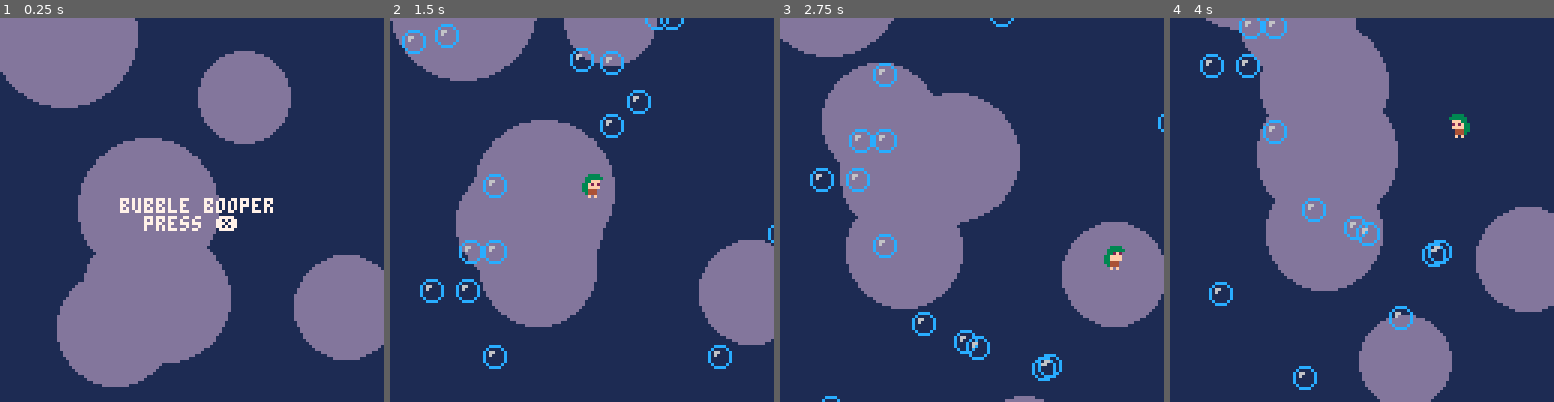
Above: before the commit, frames 1-4 (left to right).
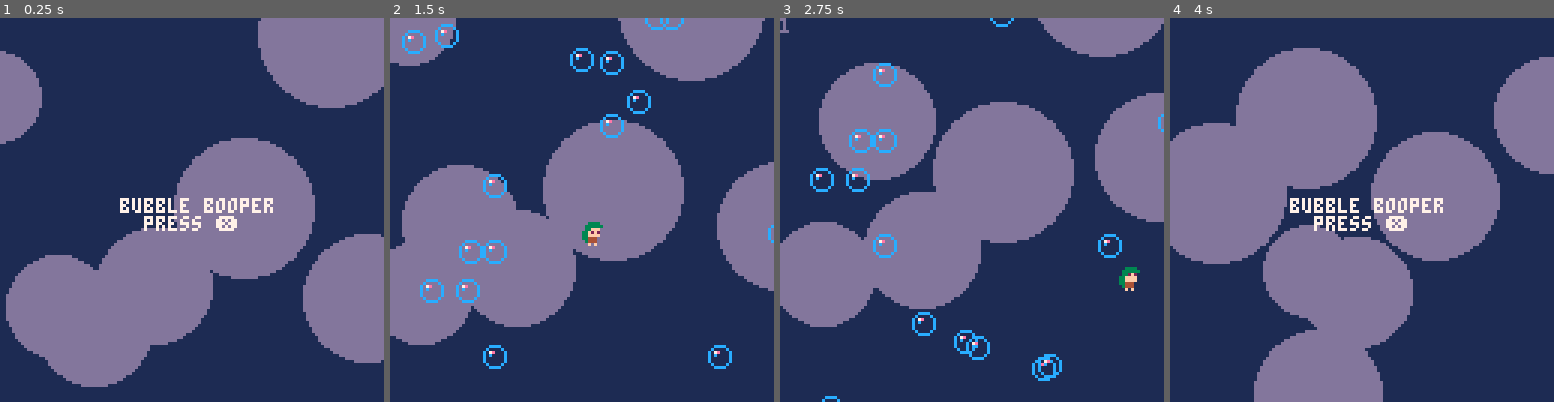
Above: after the commit, the same moments.

Repository: kvognar/bubble-booper
Game: PICO-8 cartridge collab16.p8
Two runs of this game, one before a commit and one after it. Both use one fixed random seed, a clock stepped at 60 frames per second and the inputs below.
Inputs:
- Up to frame 1 (0.25 s): no input
- Up to frame 2 (1.5 s): tap X (X key) at 0.33, 1.07 s
- Up to frame 3 (2.75 s): hold Right 1.6-2.1 s; tap X (X key) at 1.85 s; hold Right from 2.47 s (still down)
- Up to frame 4 (4 s): tap X (X key) at 2.97 s; release Right at 3.03 s; hold Left 3.08-3.58 s

The runs differ from the first frame. In frame 1, 39% of the frame differs, in the area x 0-100%, y 0-97%; in frame 2, 34%; in frame 3, 30%; in frame 4, 47%, in the area x 0-100%, y 0-100%.

Commit message:
added score and names, trimmed some fat

Diff:
--- a/collab16.p8
+++ b/collab16.p8
@@ -14,27 +14,28 @@
 end
 
 som={
+ name="bubble booper",
+ author="somnule",
  _init=function(self)
   self.state=self.title
 
   self.bubbles={}
   self.big_bubbles={}
   t=0
+  self.score=0
   for i=0,15 do
-   add(self.bubbles,{s=29,x=rnd(128),y=rnd(128)})
+   add(self.bubbles,{s=29,x=rnd(128),y=rnd(128),dx=0})
   end
   for i=0,6 do
-   local x=rnd(128)
    add(self.big_bubbles,
-    {x=x,
-    sx=x,
+    {
+    sx=rnd(128),
     y=rnd(128),
     r=15+rnd(10),
-    sin_offset=rnd(),
-    dy=-rnd(1,2)
+    dy=-rnd(1)
     })
   end
-  self.pl={x=64,y=64,dx=0,dy=-2,s=12}
+  self.pl={x=64,y=120,dx=0,dy=-4,s=12}
  end,
  title={
  _update=function(self)
@@ -49,8 +50,20 @@
  },
  game={
  _update=function(self)
+
+  local pl=self.pl
+
+   --buttons
+  if btn(0) then
+   pl.dx-=1
+  end
+  if btn(1) then
+   pl.dx+=1
+  end
+  pl.dx*=.8
+
   --player
-  local pl=self.pl
+  pl.dx=mid(pl.dx,-2,2)
   pl.x+=pl.dx
   pl.y+=pl.dy
   pl.x=mid(pl.x,0,122)
@@ -71,20 +84,13 @@
    end
   end)
 
-  --buttons
-  if btn(0) then
-   pl.dx= -2
-   pl.left=true
-  elseif btn(1) then
-   pl.dx=2
-   pl.left=false
-  else pl.dx=0
-  end
-
-  pl.dy+=.1
+
+
+  pl.dy+=.15
   local pop=self:closest_bubble()
   if pop then
    pl.dy=-3
+   self.score+=1
    sfx(8)
    del(self.bubbles, pop)
   end
@@ -94,9 +100,10 @@
  _draw=function(self)
   foreach(self.bubbles,self.draw_entity)
   self.draw_entity(self.pl)
+  print(self.score)
  end,},
  draw_entity=function(entity)
-  spr(entity.s,entity.x,entity.y,1,1,entity.left)
+  spr(entity.s,entity.x,entity.y,1,1,entity.dx<0)
  end,
  distance=function(a,b)
   local x=a.x-b.x
@@ -105,19 +112,12 @@
  end,
  closest_bubble=function(self)
   local poppable
-  local min_distance
+  local min_distance=6
   foreach(self.bubbles, function(bubble)
    local distance=self.distance(self.pl,bubble)
-   if distance < 5 then
-    if not poppable then
-     poppable=bubble
-     min_distance=distance
-    else
-     if distance < min_distance then
-      poppable=bubble
-      min_distance=distance
-     end
-    end
+   if distance < min_distance then
+    poppable=bubble
+    min_distance=distance
    end
   end)
   return poppable
@@ -127,8 +127,8 @@
    -- background
   foreach(self.big_bubbles,function(bubble)
    bubble.y+=bubble.dy
-   bubble.x=bubble.sx+5*sin(t+bubble.sin_offset)
-   if bubble.y+bubble.r<0 then
+   bubble.x=bubble.sx+5*sin(t+bubble.r)
+   if bubble.y<-30 then
     bubble.y=150
    end
   end)
@@ -156,8 +156,8 @@
 00000000000000000000000000000000000000000000000000000000000000000000000000000000000000000000000000f0f0000000000000f0f00000000000
 0000000000000000000000000000000000000000000000000000000000000000000000000000000000000000000000000088880000cccc000000000000000000
 000000000000000000000000000000000000000000000000000000000000000000000000000000000000000000000000080000800c0000c00000000000000000
-00000000000000000000000000000000000000000000000000000000000000000000000000000000000000000000000080220008c066000c0000000000000000
-00000000000000000000000000000000000000000000000000000000000000000000000000000000000000000000000080200008c060000c0000000000000000
+00000000000000000000000000000000000000000000000000000000000000000000000000000000000000000000000080220008c07e000c0000000000000000
+00000000000000000000000000000000000000000000000000000000000000000000000000000000000000000000000080200008c0c0000c0000000000000000
 00000000000000000000000000000000000000000000000000000000000000000000000000000000000000000000000080000008c000000c0000000000000000
 00000000000000000000000000000000000000000000000000000000000000000000000000000000000000000000000080000008c000000c0000000000000000
 000000000000000000000000000000000000000000000000000000000000000000000000000000000000000000000000080000800c0000c00000000000000000
